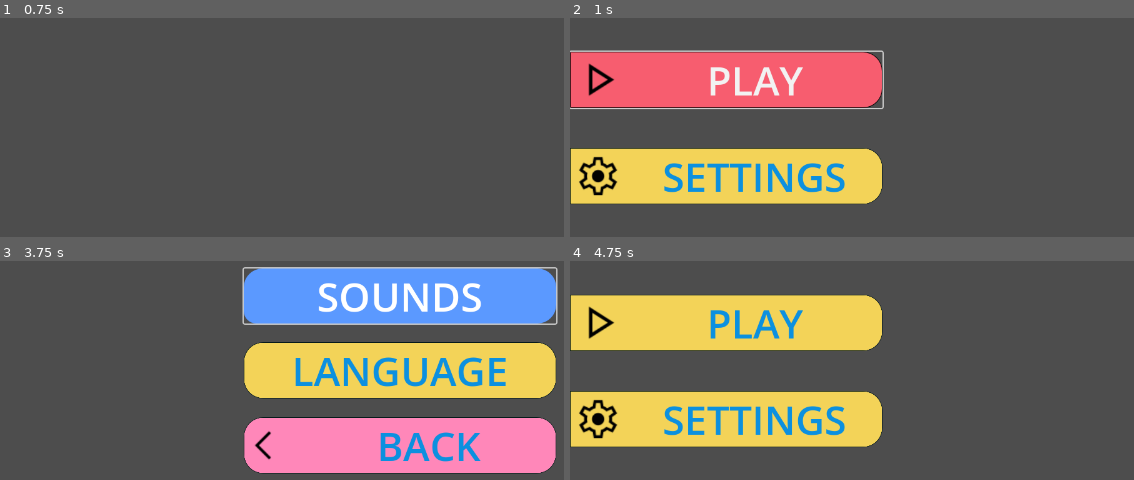
Above: before the commit, frames 1-4 (two rows, left to right).
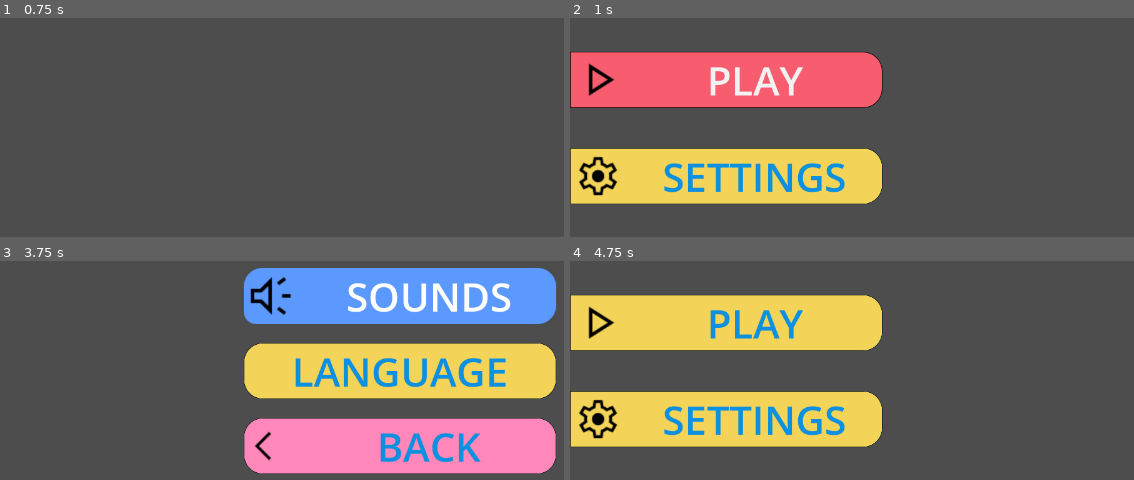
Above: after the commit, the same moments.

Repository: shahriarlabib000/simple_godot4_ui
Game: Godot game, scene res://UI/ui.tscn
The game is run twice, just before and just after one commit, with the same random seed, the same clock (stepped at 60 frames per second) and the same inputs.
Inputs:
- Up to frame 1 (0.75 s): click "PLAY" at 0.5 s
- Up to frame 2 (1 s): no input
- Up to frame 3 (3.75 s): click "PLAY" at 1.25 s; click "PLAY" at 2 s; click "SETTINGS" at 2.75 s; click "SOUNDS" at 3.5 s
- Up to frame 4 (4.75 s): click "BACK" at 4.25 s

Frame 1 is identical in both runs. In frame 2, 0.9% of the frame differs, in the area x 0-56%, y 14-42%; in frame 3, 6.3%, in the area x 42-99%, y 2-98%; in frame 4, nothing differs.

Commit message:
set btn focus box to empty

Diff:
--- a/UI/themes/btn_center.tres
+++ b/UI/themes/btn_center.tres
@@ -1,4 +1,6 @@
-[gd_resource type="Theme" load_steps=4 format=3 uid="uid://duygm3k1y8si4"]
+[gd_resource type="Theme" load_steps=5 format=3 uid="uid://duygm3k1y8si4"]
+
+[sub_resource type="StyleBoxEmpty" id="StyleBoxEmpty_8175r"]
 
 [sub_resource type="StyleBoxFlat" id="StyleBoxFlat_tmdbn"]
 bg_color = Color(0.9682891, 0.3635438, 0.4362196, 1)
@@ -37,6 +39,7 @@
 Button/colors/font_focus_color = Color(0.047058813, 0.5647059, 0.8745098, 1)
 Button/colors/font_pressed_color = Color(0.60124695, 0.094453506, 0.2740998, 1)
 Button/font_sizes/font_size = 64
+Button/styles/focus = SubResource("StyleBoxEmpty_8175r")
 Button/styles/hover = SubResource("StyleBoxFlat_tmdbn")
 Button/styles/normal = SubResource("StyleBoxFlat_wfqan")
 Button/styles/pressed = SubResource("StyleBoxFlat_d4qtx")
--- a/UI/themes/btn_left.tres
+++ b/UI/themes/btn_left.tres
@@ -1,4 +1,6 @@
-[gd_resource type="Theme" load_steps=4 format=3 uid="uid://cufj0uv2ocrn8"]
+[gd_resource type="Theme" load_steps=5 format=3 uid="uid://cufj0uv2ocrn8"]
+
+[sub_resource type="StyleBoxEmpty" id="StyleBoxEmpty_gbbud"]
 
 [sub_resource type="StyleBoxFlat" id="StyleBoxFlat_tmdbn"]
 bg_color = Color(0.9682891, 0.3635438, 0.4362196, 1)
@@ -31,6 +33,7 @@
 Button/colors/font_focus_color = Color(0.047058813, 0.5647059, 0.8745098, 1)
 Button/colors/font_pressed_color = Color(0.60124695, 0.094453506, 0.2740998, 1)
 Button/font_sizes/font_size = 64
+Button/styles/focus = SubResource("StyleBoxEmpty_gbbud")
 Button/styles/hover = SubResource("StyleBoxFlat_tmdbn")
 Button/styles/normal = SubResource("StyleBoxFlat_wfqan")
 Button/styles/pressed = SubResource("StyleBoxFlat_d4qtx")
--- a/UI/ui.gd
+++ b/UI/ui.gd
@@ -38,6 +38,6 @@
 
 func _on_sounds_toggled(toggled_on: bool) -> void:
 	if toggled_on:
-		%sounds.icon = load("res://icons/sound.svg")
+		%sounds.icon = load("res://UI/icons/sound.svg")
 	else:
-		%sounds.icon = load("res://icons/mute.svg")
+		%sounds.icon = load("res://UI/icons/mute.svg")
